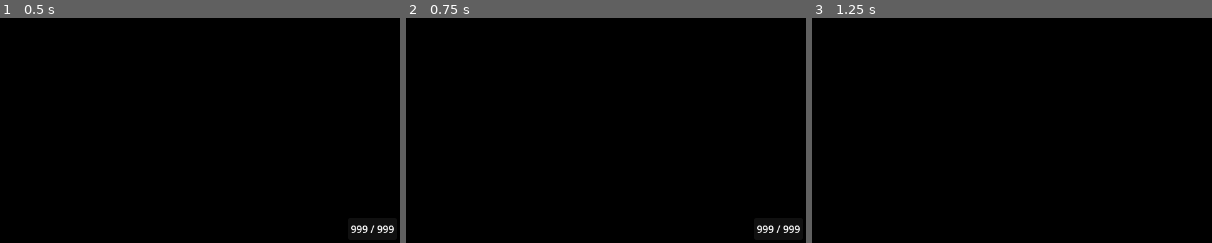
Above: before the commit, frames 1-3 (left to right).
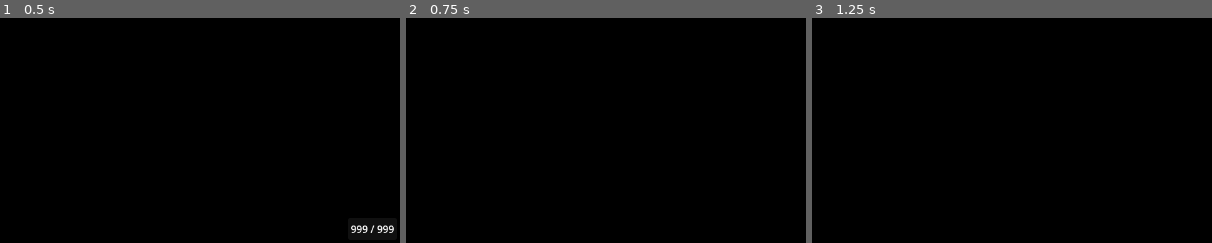
Above: after the commit, the same moments.

Repository: Jareth329/ImageViewer
Game: Godot game, scene res://scenes/main.tscn
Same seed, same stepped clock (60 frames per second), same inputs: the game is played once before the commit and once after it.
Inputs (mouse positions are % of the whole screen's width and height, from its top left):
- Up to frame 1 (0.5 s): no input
- Up to frame 2 (0.75 s): tap Enter at 0.5 s; hold Right from 0.53 s (still down); tap Tab at 0.6 s; click (50, 50) at 0.67 s
- Up to frame 3 (1.25 s): keep holding Right; tap H at 0.8 s
The pictures show only the part of the screen within x 50-100%, y 50-100%; the shares and areas given below are measured in that part.

Frame 1 is identical in both runs. In frame 2, 0.3% of the frame differs, in the area x 87-99%, y 92-96%; in frame 3, nothing differs.
Error in both runs: Out of bounds get index '0' (on base: 'Array') (res://scripts/display_image.gd:109)

Commit message:
change controls
- toggle titlebar is now F9
- toggle UI is now TAB
- change some input checks to elif

Diff:
--- a/scripts/display_image.gd
+++ b/scripts/display_image.gd
@@ -95,14 +95,14 @@
 			if not lock_zoom: camera.zoom = default_zoom
 			if not lock_pan: camera.offset = default_offset
 			if not lock_rotation: camera.rotation = 0
-		if event.keycode == KEY_LEFT:
+		elif event.keycode == KEY_LEFT:
 			# load previous image in folder
 			if curr_index == 0: curr_index = file_paths.size() - 1
 			elif file_paths.size() < curr_index - 1: return
 			else: curr_index -= 1
 			change_image(file_paths[curr_index])
 			Signals.update_counter.emit(curr_index + 1, file_paths.size())
-		if event.keycode == KEY_RIGHT:
+		elif event.keycode == KEY_RIGHT:
 			# load next image in folder
 			if curr_index >= file_paths.size() - 1: curr_index = 0
 			else: curr_index += 1
--- a/scripts/main.gd
+++ b/scripts/main.gd
@@ -5,9 +5,9 @@
 func _unhandled_input(event:InputEvent) -> void:
 	if event is InputEventKey:
 		if not event.pressed: return
-		if event.keycode == KEY_H:
+		if event.keycode == KEY_TAB:
 			Signals.update_visibility_ui.emit()
-		elif event.keycode == KEY_T:
+		elif event.keycode == KEY_F9:
 			_update_titlebar_visibility()
 		elif event.keycode == KEY_F8 or event.keycode == KEY_ESCAPE:
 			get_tree().quit()
